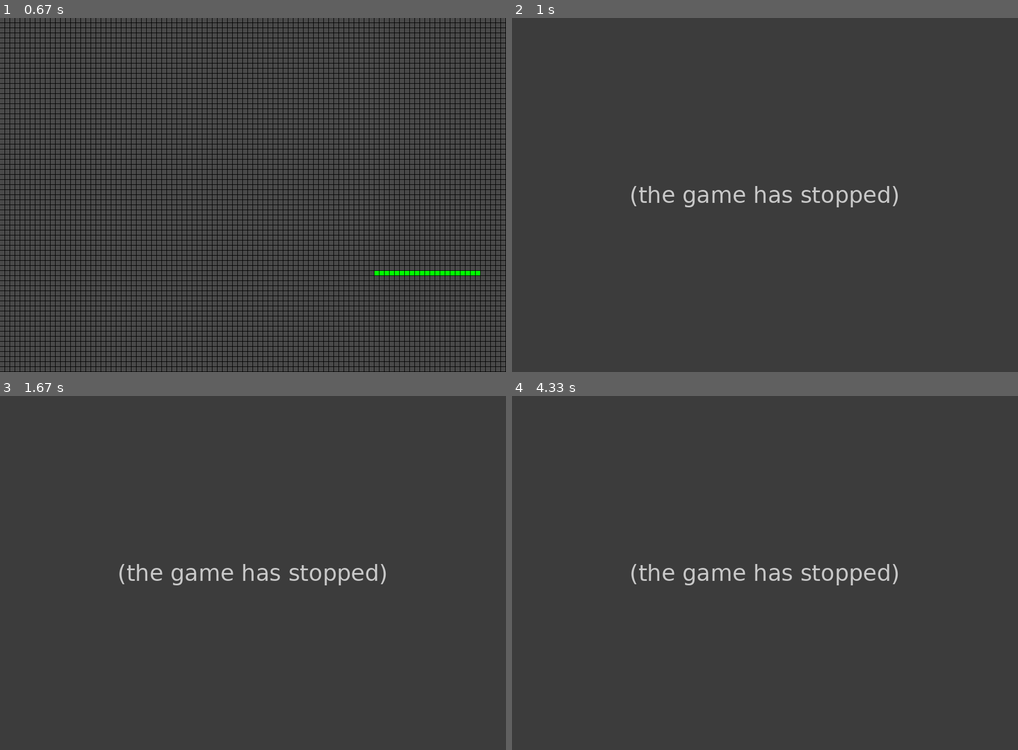
Above: before the commit, frames 1-4 (two rows, left to right).
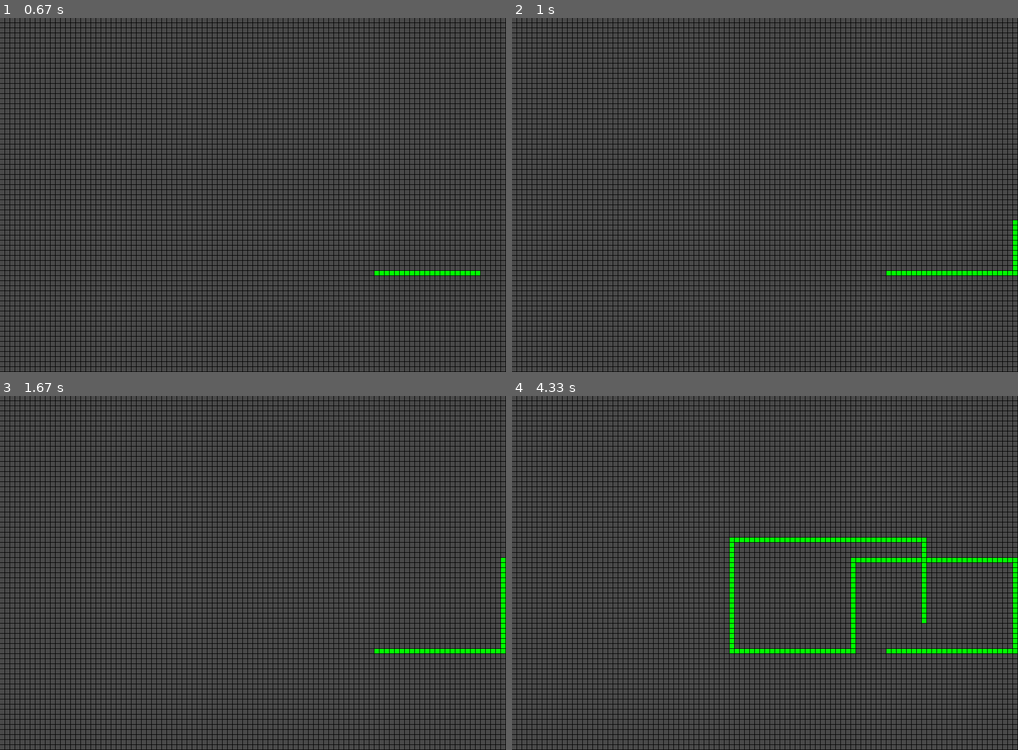
Above: after the commit, the same moments.

Repository: hsadler/learn-pygame
Game: pygame game, started from my_games/grid_trail.py
Same seed, same stepped clock (60 frames per second), same inputs: the game is played once before the commit and once after it.
Inputs:
- Up to frame 1 (0.67 s): hold D from 0.33 s (still down)
- Up to frame 2 (1 s): release D at 0.8 s; hold W from 0.83 s (still down)
- Up to frame 3 (1.67 s): release W at 1.13 s
- Up to frame 4 (4.33 s): hold A 1.67-2.2 s; hold S 2.23-2.53 s; hold A 2.57-2.97 s; hold W 3-3.37 s; hold D 3.4-4.03 s; hold S from 4.07 s (still down)

Frame 1 is identical in both runs. In frame 2, 22% of the frame differs, in the area x 0-100%, y 0-100%; in frame 3, 22%; in frame 4, 24%.
Error before the commit: IndexError: list index out of range (grid_trail.py line 124); the game stopped at 0.73 s (later frames are placeholders)

Commit message:
finish grid_trail game

Diff:
--- a/my_games/grid_trail.py
+++ b/my_games/grid_trail.py
@@ -121,8 +121,11 @@
 		self.selected_block = random.choice(self.block_list)
 	def get_block_at_grid_index(self, grid_index):
 		x, y = grid_index
-		block = self.grid[y][x]
-		return block
+		if y >= 0 and y < len(self.grid):
+			row = self.grid[y]
+			if x >= 0 and x < len(row):
+				return row[x]
+		return None
 	def get_direction_from_user_input(self):
 		pressed = pygame.key.get_pressed()
 		if pressed[pygame.K_w]:
@@ -159,16 +162,6 @@
 	# create a surface on screen
 	screen = pygame.display.set_mode((SCREEN_PX_WIDTH, SCREEN_PX_HEIGHT))
 
-	# background
-	# background = GameObject(
-	# 	surface=pygame.Surface(screen.get_size()),
-	# 	parent=screen,
-	# 	x_pos=0,
-	# 	y_pos=0
-	# )
-	# background.surface.fill(color=BG_COLOR)
-	# background.update()
-
 	# grid
 	grid = Grid(
 		screen=screen,
@@ -202,11 +195,10 @@
 			new_selected_block = grid.get_adjacent_block_from_selected(
 				direction=direction
 			)
-			grid.select_block(new_selected_block)
+			if new_selected_block:
+				grid.select_block(new_selected_block)
 
 		# update game objects
-		# background.update()
-		# grid.update()
 		grid.update_selected()
 
 		# update display only selected block
